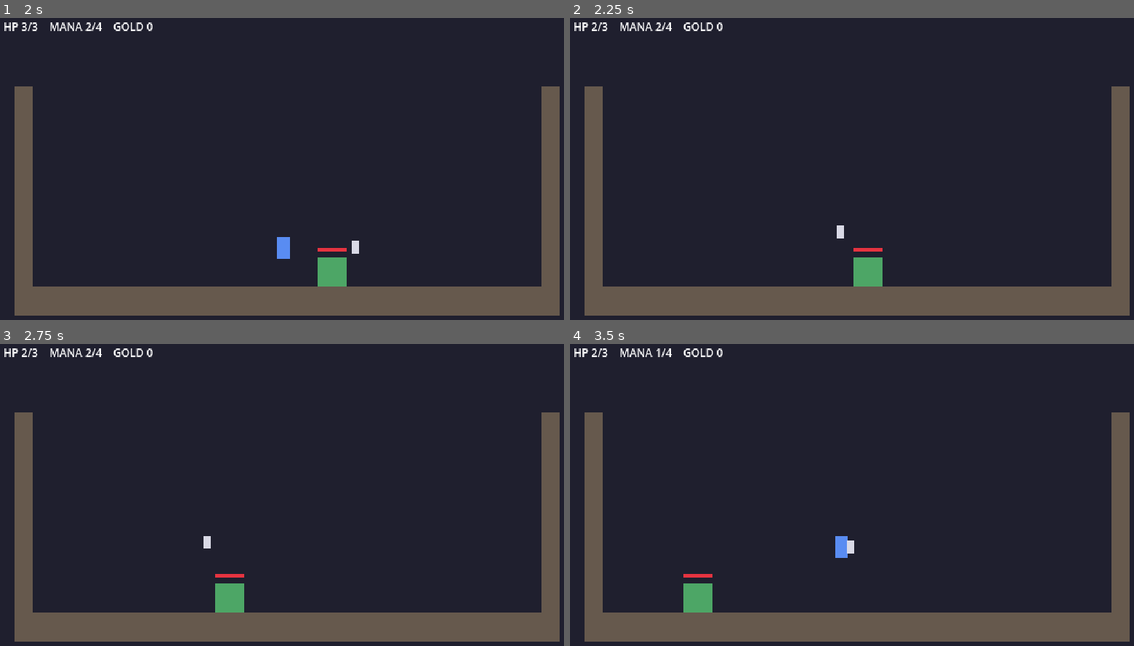
Above: before the commit, frames 1-4 (two rows, left to right).
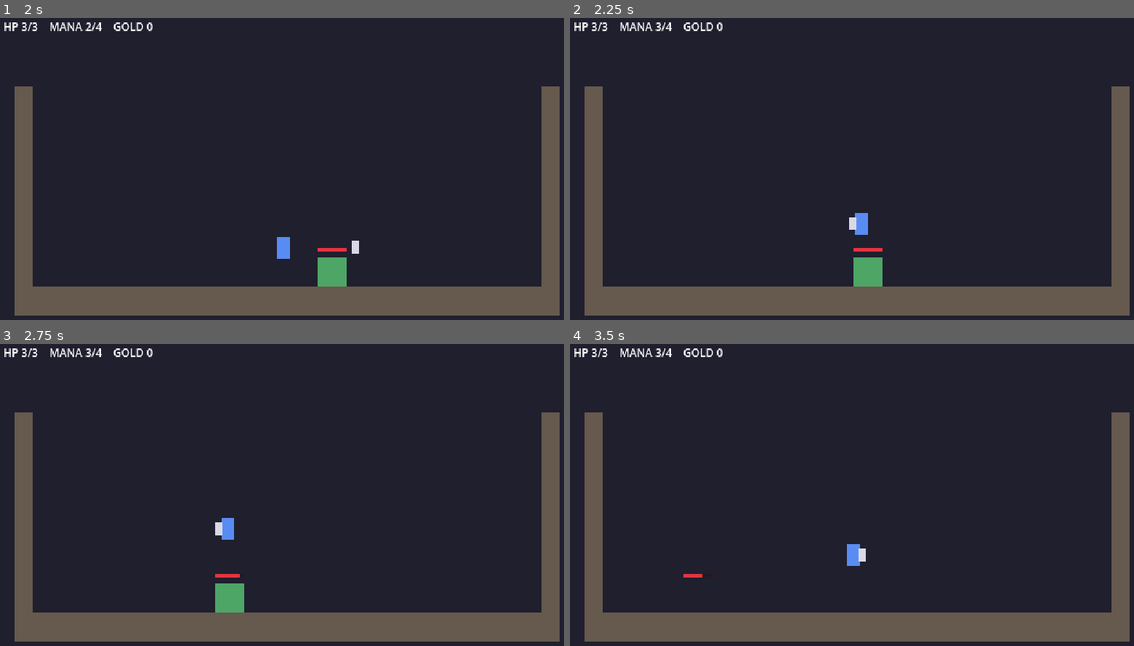
Above: after the commit, the same moments.

Repository: pjayyy96/2D_knightFight
Game: Godot game, scene res://scenes/boss_arena.tscn
Same seed, same stepped clock (60 frames per second), same inputs: the game is played once before the commit and once after it. This scene is started directly instead of the project's main scene.
Inputs:
- Up to frame 1 (2 s): tap Enter at 0.5 s; hold D (move_right) from 0.53 s (still down); tap J (throw) at 0.6, 1.55 s; tap Space (jump) at 0.77, 0.8, 1.07, 1.35, 1.52, 1.82 s
- Up to frame 2 (2.25 s): release D (move_right) at 2.03 s; hold A (move_left) from 2.03 s (still down); tap J (throw) at 2.1 s
- Up to frame 3 (2.75 s): keep holding A (move_left); tap Space (jump) at 2.3 s
- Up to frame 4 (3.5 s): release A (move_left) at 2.78 s; hold D (move_right) from 2.78 s (still down); tap J (throw) at 2.85 s; tap Space (jump) at 3.02, 3.32 s

Frame 1 is identical in both runs. In frame 2, 0.3% of the frame differs, in the area x 3-53%, y 1-74%; in frame 3, 0.3%; in frame 4, 0.9%, in the area x 3-53%, y 1-89%.

Commit message:
Milestone 11: stomp enemies; boss HP bar slides
Landing on an enemy from above (falling, center above theirs) kills it
and bounces the player with +1 mana via a shared player.bounce_on()
also used by the pogo. Side contact still hurts; bullets can't be
stomped. Boss loses 1 HP per stomp; its HP bar tweens down.
Fix: walker's wall ray no longer turns it away from the player.
Tests: stomp walker, side contact hurts, stomp boss + bar slide.

Co-Authored-By: Claude Opus 5.5 <noreply@anthropic.com>

Diff:
--- a/scripts/boss.gd
+++ b/scripts/boss.gd
@@ -118,13 +118,15 @@
 ## A whole throw takes 140/360 + 140/420 = 0.72 s (out, then back), so the two passes are
 ## always less than 0.72 s apart, and 0.75 s turns one throw into one hit. (The first version
 ## used 0.6 s and test_boss.gd caught a close-range throw hitting twice.)
-## The price: a pogo bounce comes back down after ~0.67 s, so if you pogo on the same spot,
-## only every second bounce counts. You still bounce and still get mana.
+## The price: a pogo bounce (or a stomp on its head) comes back down after ~0.67 s, so on the
+## same spot only every second bounce counts. You still bounce and still get mana.
 func hit() -> void:
 	if _cooldown > 0.0 or is_queued_for_deletion():
 		return
 	hp -= 1
-	hp_bar.value = hp
+	# A Tween animates a property over time: the bar SLIDES down to the new value in 0.4 s
+	# instead of jumping, so the player sees how much that hit took off.
+	create_tween().tween_property(hp_bar, "value", float(hp), 0.4)
 	_cooldown = hit_cooldown
 	if hp <= 0:
 		defeated.emit() # tell listeners BEFORE we're gone
--- a/scripts/bullet.gd
+++ b/scripts/bullet.gd
@@ -19,9 +19,11 @@
 		queue_free()
 
 
-# Override: hurt the player like any enemy, but ALSO vanish on walls.
+# Override: always hurt the player's body (no stomping bullets; only the SHIELD can pogo
+# them), and vanish on whatever we touched, walls included.
 func _on_body_entered(body: Node2D) -> void:
-	super(body)
+	if body.has_method("take_hit"):
+		body.take_hit(global_position)
 	hit()
 
 
--- a/scripts/enemy.gd
+++ b/scripts/enemy.gd
@@ -21,8 +21,19 @@
 # shortcut: hurts only on *entering*; overlapping a walker after the flicker ends is safe.
 # Rare (knockback separates you) — switch to a per-frame check like spikes.gd if it shows up.
 func _on_body_entered(body: Node2D) -> void:
-	if body.has_method("take_hit"):
-		body.take_hit(global_position)
+	if not body.has_method("take_hit"):
+		return # a wall or floor, not the player
+	if _is_stomp(body):
+		body.bounce_on(self) # landed on our head: WE get hit, the player bounces
+	else:
+		body.take_hit(global_position) # ran into us: the player gets hurt
+
+
+## A stomp = the player is FALLING and their center is above ours, i.e. they came down
+## on top of us. From the side the centers are level (or the player is lower), so it hurts.
+## Standing on the floor, velocity.y is 0, so walking into an enemy is never a stomp.
+func _is_stomp(body: Node2D) -> bool:
+	return body.velocity.y > 0.0 and body.global_position.y < global_position.y
 
 
 func _on_area_entered(area: Area2D) -> void:
--- a/scripts/enemy_walker.gd
+++ b/scripts/enemy_walker.gd
@@ -14,7 +14,9 @@
 
 func _physics_process(delta: float) -> void:
 	_aim_rays()
-	if wall_ray.is_colliding() or not floor_ray.is_colliding():
+	# Only real walls (StaticBody2D) turn us. The ray also sees the player's body, and
+	# turning away from the player would make walkers harmless from the side.
+	if wall_ray.get_collider() is StaticBody2D or not floor_ray.is_colliding():
 		direction = -direction
 		# Re-aim right away. Otherwise next frame still reads the OLD side's answer,
 		# turns again, and the walker gets stuck jittering at the ledge.
--- a/scripts/player.gd
+++ b/scripts/player.gd
@@ -123,10 +123,7 @@
 	if shield_down and velocity.y > 0.0:
 		var target: Area2D = shield.pogo_target()
 		if target:
-			pogo()
-			if target.has_method("hit"):
-				target.hit()
-				GameState.add_mana(pogo_kill_mana) # the core loop: fight in the air to refuel
+			bounce_on(target)
 
 	# 8. Let Godot move us and resolve collisions (also updates is_on_floor()).
 	move_and_slide()
@@ -149,7 +146,18 @@
 		die()
 
 
-## Called by the shield when it lands on something bounceable.
+## Bounce off `target` and hit it. Used by BOTH ways of landing on things:
+##  - pogo (shield held down, step 7), and
+##  - stomp (landing on an enemy's head with your body; enemy.gd calls this).
+## Enemies die (a boss loses 1 HP), bullets pop, spikes just bounce you (they have no hit()).
+func bounce_on(target: Node) -> void:
+	pogo()
+	if target.has_method("hit"):
+		target.hit()
+		GameState.add_mana(pogo_kill_mana) # the core loop: fight in the air to refuel
+
+
+## The bounce itself.
 ## The bounce also gives back the air jumps, so you can chain: bounce → double jump → bounce...
 func pogo() -> void:
 	velocity.y = pogo_velocity
--- a/tests/test_boss.gd
+++ b/tests/test_boss.gd
@@ -92,6 +92,27 @@
 	check(boss.direction == 1.0, "turned around at the left wall")
 	check(spawned.size() >= 3, "fired a volley (%d bullets)" % spawned.size())
 
+	# 6. Stomp: drop the player onto the boss's head (no shield). Boss loses 1 HP, player
+	#    bounces unhurt, and the HP bar SLIDES down instead of jumping.
+	await new_level()
+	boss = spawn_boss(Vector2(0, -4)) # top of the boss at y = -20
+	player = PlayerScene.instantiate()
+	player.position = Vector2(0, -80)
+	level.add_child(player)
+	var hurts := [0]
+	player.hurt.connect(func(): hurts[0] += 1)
+	var bar_mid := -1.0
+	for i in 40:
+		await physics_frame
+		if bar_mid < 0.0 and boss.hp < boss.max_hp:
+			await physics_frame # one frame after the stomp: the bar should be partway
+			bar_mid = boss.hp_bar.value
+	check(boss.hp == boss.max_hp - 1, "stomp takes 1 HP (hp=%d)" % boss.hp)
+	check(hurts[0] == 0, "stomping the boss doesn't hurt you")
+	check(bar_mid > boss.hp, "HP bar slides down, not instant (was %.2f right after)" % bar_mid)
+	await frames(30)
+	check(is_equal_approx(boss.hp_bar.value, boss.hp), "HP bar ends at the new HP")
+
 	print("boss tests: ", "OK" if failures == 0 else "FAILED (%d)" % failures)
 	quit(failures)
 
--- a/tests/test_enemies.gd
+++ b/tests/test_enemies.gd
@@ -91,6 +91,26 @@
 	check(gs.mana == 1, "pogo kill refills 1 mana")
 	check(hurts == 0, "pogo on walker doesn't hurt")
 
+	# 7. Stomp: land on a walker with NO shield down. It dies, you bounce, mana comes back.
+	await setup_level(false)
+	gs.mana = 0
+	walker = spawn(WalkerScene, Vector2(0, 80))
+	var bounced := false
+	for i in 60:
+		await physics_frame
+		bounced = bounced or player.velocity.y < 0.0
+	check(not is_instance_valid(walker), "stomp kills walker")
+	check(bounced, "stomp bounces you up")
+	check(gs.mana == 1, "stomp refills 1 mana")
+	check(hurts == 0, "stomp doesn't hurt")
+
+	# 8. Side contact still hurts: a walker walks into a standing player.
+	await setup_level(true)
+	walker = spawn(WalkerScene, Vector2(40, 6)) # on the floor (top y=12), walking left at us
+	await frames(60)
+	check(hurts >= 1, "walker touching you from the side hurts")
+	check(is_instance_valid(walker), "side contact doesn't kill the walker")
+
 	print("enemy tests: ", "OK" if failures == 0 else "FAILED (%d)" % failures)
 	quit(failures)
 
Not shown, changed: LEARN.md
